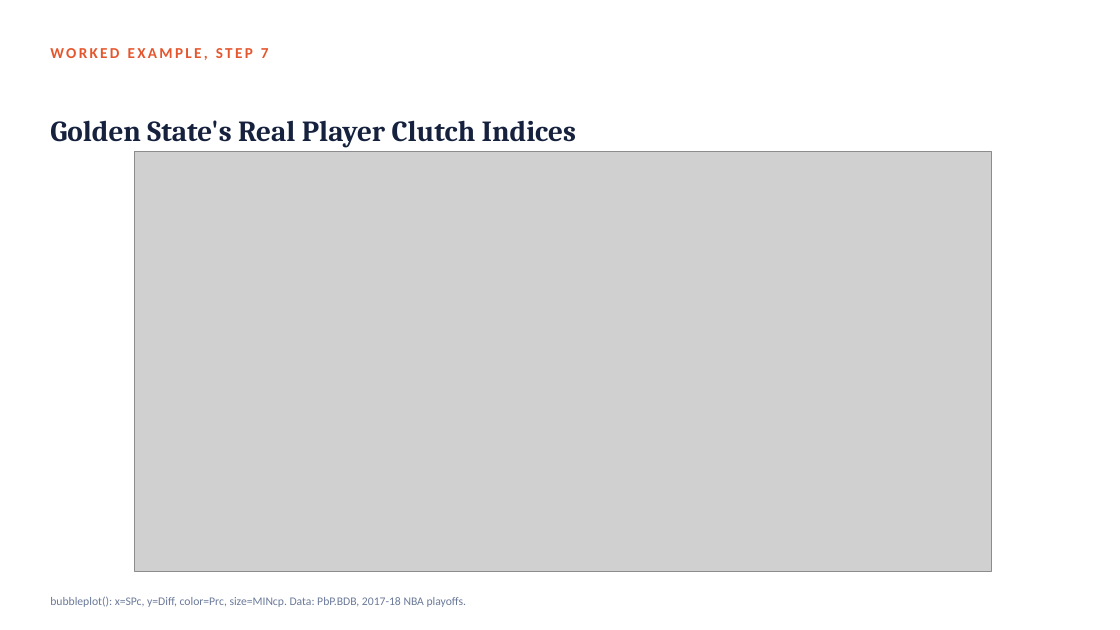
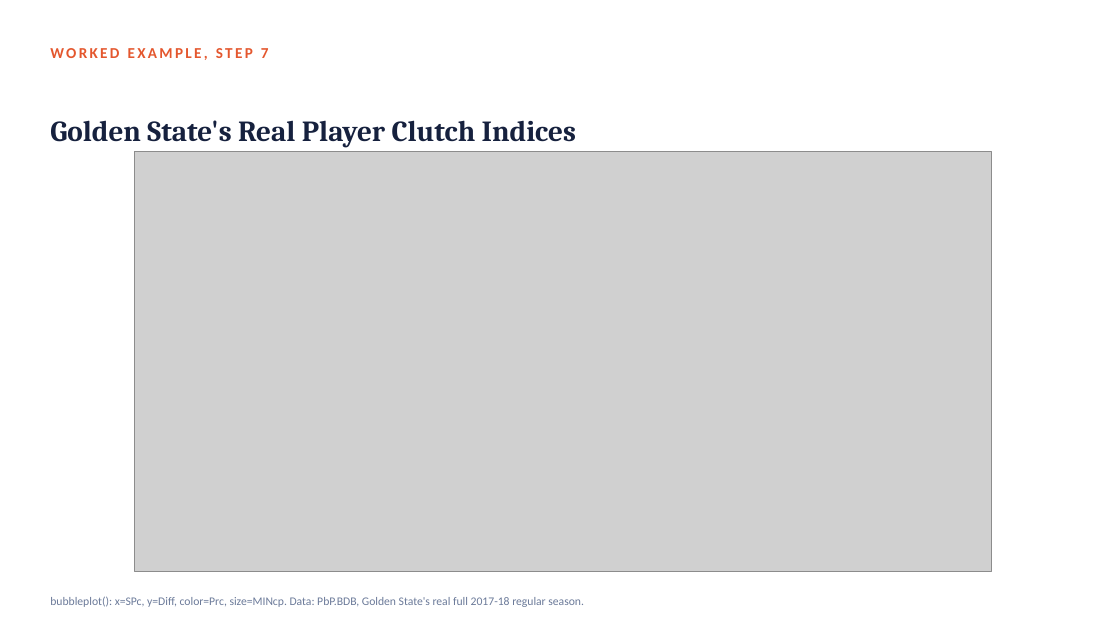
Before and after one commit to fmurital/Teaching-Curriculum, a slide deck: slide 34 of Sports-Analytics-Graduate/03_Clutch_Performance_and_Situational_Splits/Lecture_Slides/Module03_Clutch_Performance_and_Situational_Splits.pptx. Drawn at 1120x630 pixels with LibreOffice and Linux fonts; fonts in the diff are those of the drawing; grey boxes stand for pictures. Boxes give left, top, right and bottom in pixels: in the first picture for what was removed or moved away, otherwise in the second. Text is boxed around its words. In the diff, an @@ line names an element or a change of style, - is before the commit and + after.

Commit message:
Fix remaining PbP.BDB 2018-playoffs mischaracterization in Grad Module 3
The slide deck and three text files (Coding_Exercise script, Practice
Questions, References) still described PbP.BDB as 2017-18 NBA playoff
data after the rest of the module's text files were corrected. PbP.BDB
is Golden State's real, complete 2017-18 regular-season play-by-play
log (82 games); Boston's data is limited to the two real regular-season
games the two teams played against each other that season. Rewrote all
11 affected slides (text surgery on the slide XML, QA'd with
validate.py, markitdown+grep, and a visual thumbnail review) and the
three text files to match the already-corrected narrative.

```diff
--- a/Sports-Analytics-Graduate/03_Clutch_Performance_and_Situational_Splits/Lecture_Slides/Module03_Clutch_Performance_and_Situational_Splits.pptx
+++ b/Sports-Analytics-Graduate/03_Clutch_Performance_and_Situational_Splits/Lecture_Slides/Module03_Clutch_Performance_and_Situational_Splits.pptx
@@ text at (50, 596, 584, 607): text changed @@
-bubbleplot(): x=SPc, y=Diff, color=Prc, size=MINcp. Data: PbP.BDB, 2017-18 NBA playoffs.
+bubbleplot(): x=SPc, y=Diff, color=Prc, size=MINcp. Data: PbP.BDB, Golden State's real full 2017-18 regular season.
```
Also in this commit, not shown: 10 other slides changed, 3 other files.
